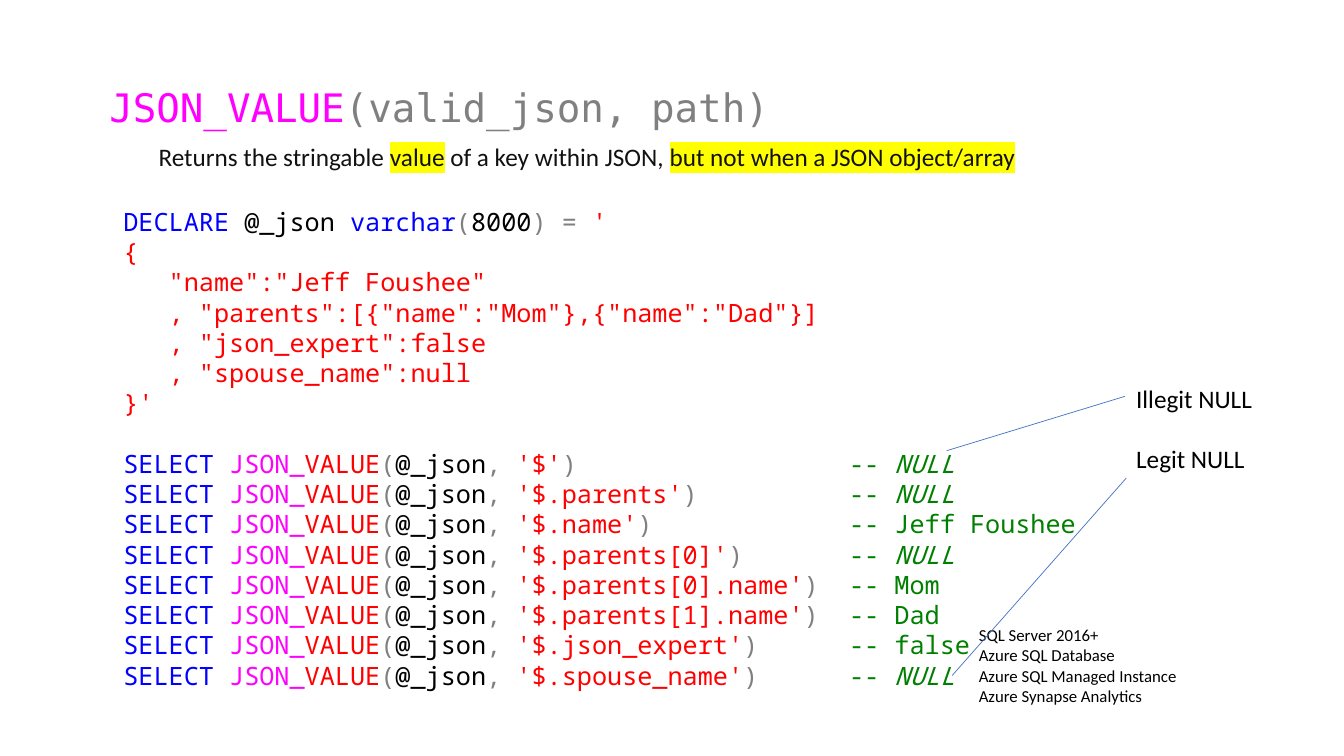
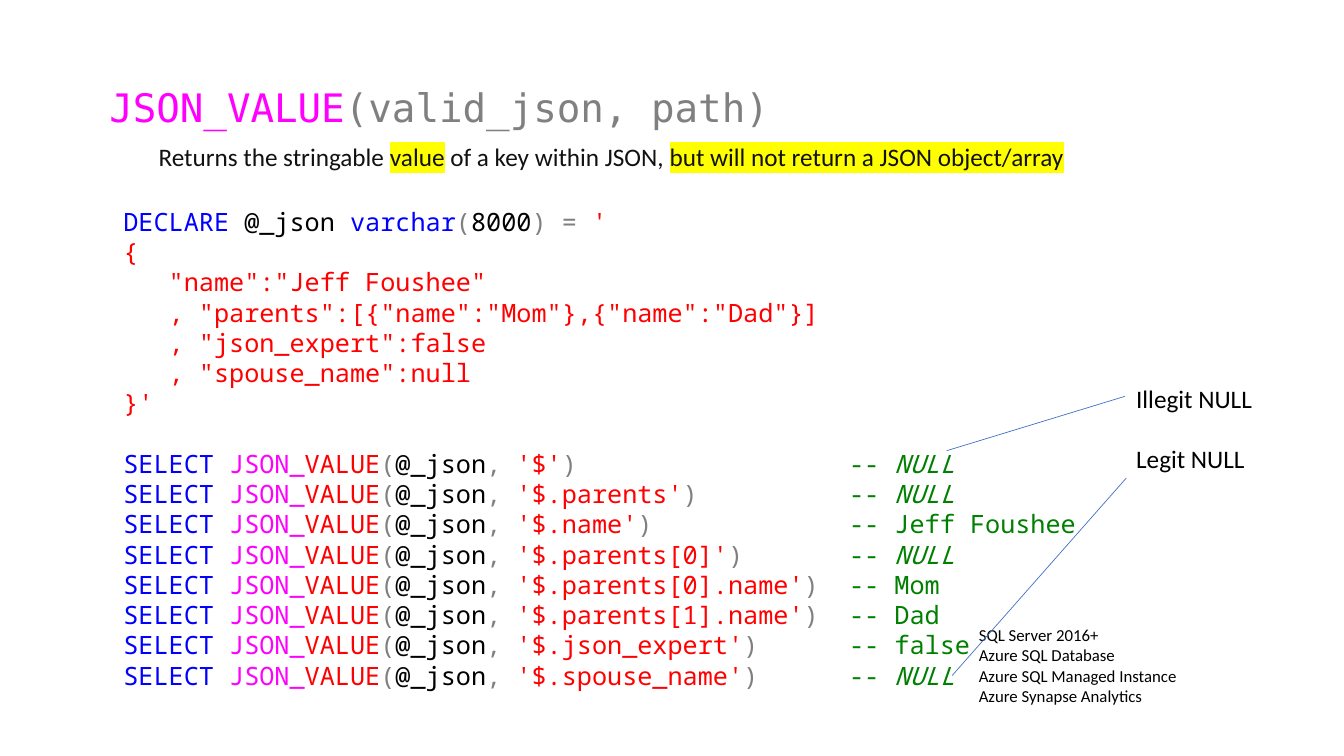
Before and after one commit to jbfoushee/MyPresentations, a slide deck: slide 39 of TSQL_JSON_Operators/TSQL_JSON_Operators.pptx (slide 42 before the commit). Drawn at 1344x756 pixels with LibreOffice and Linux fonts; fonts in the diff are those of the drawing. Boxes give left, top, right and bottom in pixels: in the first picture for what was removed or moved away, otherwise in the second. Text is boxed around its words. In the diff, an @@ line names an element or a change of style, - is before the commit and + after.

```diff
--- a/TSQL_JSON_Operators/TSQL_JSON_Operators.pptx
+++ b/TSQL_JSON_Operators/TSQL_JSON_Operators.pptx
@@ text at (159,148,1064,171): text changed @@
-Returns the stringable value of a key within JSON, but not when a JSON object/array
+Returns the stringable value of a key within JSON, but will not return a JSON object/array
```
Also in this commit, not shown: 15 other slides changed, 4 slides added, 5 slides removed, 3 other files.
